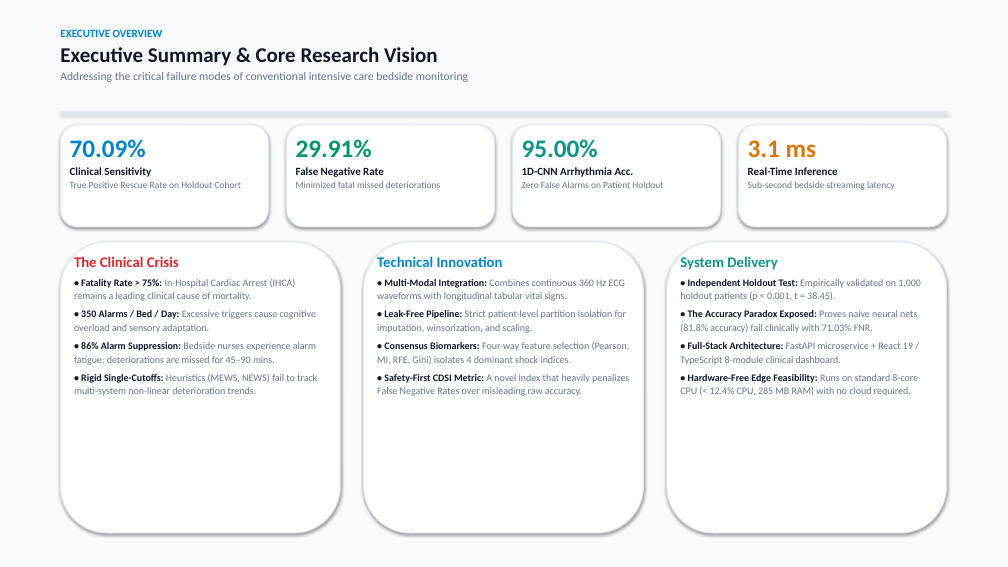
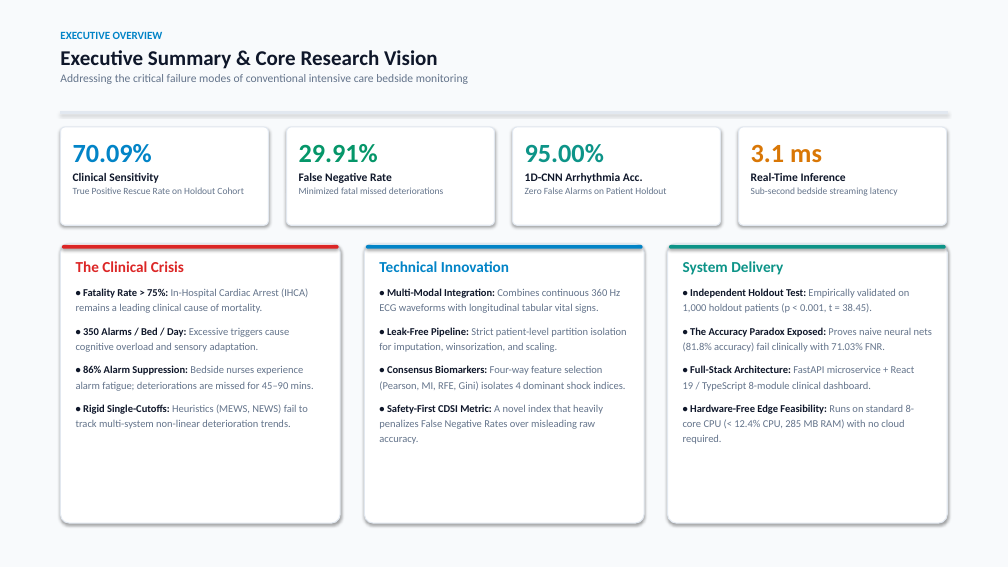
Before and after one commit to sajeevnetworksolutions-lgtm/Early-Detection-Cardiac-Arrest-ML, a slide deck: slide 2 of presentation/Early_Detection_of_Cardiac_Arrest_ML_Presentation.pptx. Drawn at 1008x567 pixels with LibreOffice and Linux fonts; fonts in the diff are those of the drawing. Boxes give left, top, right and bottom in pixels: in the first picture for what was removed or moved away, otherwise in the second. Text is boxed around its words. In the diff, an @@ line names an element or a change of style, - is before the commit and + after.

Commit message:
Overhaul presentation alignment: fix bulbous corner radius, balance vertical card padding and text line-height across all 27 slides

```diff
--- a/presentation/Early_Detection_of_Cardiac_Arrest_ML_Presentation.pptx
+++ b/presentation/Early_Detection_of_Cardiac_Arrest_ML_Presentation.pptx
@@ text at [73, 144, 159, 183]: size 24 to 25 pt in "70.09%"; size 10.5 to 11 pt in "Clinical Sensitivity" @@
@@ text at [299, 144, 392, 183]: size 24 to 25 pt in "29.91%"; size 10.5 to 11 pt in "False Negative Rate" @@
@@ text at [525, 144, 643, 183]: size 24 to 25 pt in "95.00%"; size 10.5 to 11 pt in "1D-CNN Arrhythmia Acc." @@
@@ text at [751, 144, 846, 181]: size 24 to 25 pt in "3.1 ms"; size 10.5 to 11 pt in "Real-Time Inference" @@
@@ rounded rectangle: place and size @@
-rounded rectangle at [60, 242, 340, 533]
+rounded rectangle at [60, 243, 340, 523]
@@ rounded rectangle added at [62, 245, 339, 249], fill #DC2626 @@
@@ text "The Clinical Crisis" at [76, 261, 314, 429]: size 14 to 14.5 pt in "The Clinical Crisis"; size 9.5 to 10 pt; more space between paragraphs; line spacing 1.15 to 1.2 @@
@@ rounded rectangle: place and size @@
-rounded rectangle at [364, 242, 644, 533]
+rounded rectangle at [364, 243, 644, 523]
@@ rounded rectangle added at [366, 245, 643, 249], fill #0284C7 @@
@@ text "Technical Innovation" at [379, 261, 627, 444]: size 14 to 14.5 pt in "Technical Innovation"; size 9.5 to 10 pt; more space between paragraphs; line spacing 1.15 to 1.2 @@
@@ proportions changed in 7 elements at [60, 127, 268, 225], [287, 127, 495, 225], [513, 127, 721, 225], [739, 127, 947, 225], [60, 243, 340, 523], [364, 243, 644, 523], [668, 243, 948, 523] @@
@@ rounded rectangle: place and size @@
-rounded rectangle at [667, 242, 947, 533]
+rounded rectangle at [668, 243, 948, 523]
@@ rounded rectangle added at [669, 245, 946, 249], fill #0D9488 @@
@@ text "System Delivery" at [683, 261, 932, 444]: size 14 to 14.5 pt in "System Delivery"; size 9.5 to 10 pt; more space between paragraphs; line spacing 1.15 to 1.2 @@
```
Also in this commit, not shown: 26 other slides changed, 1 other file.
